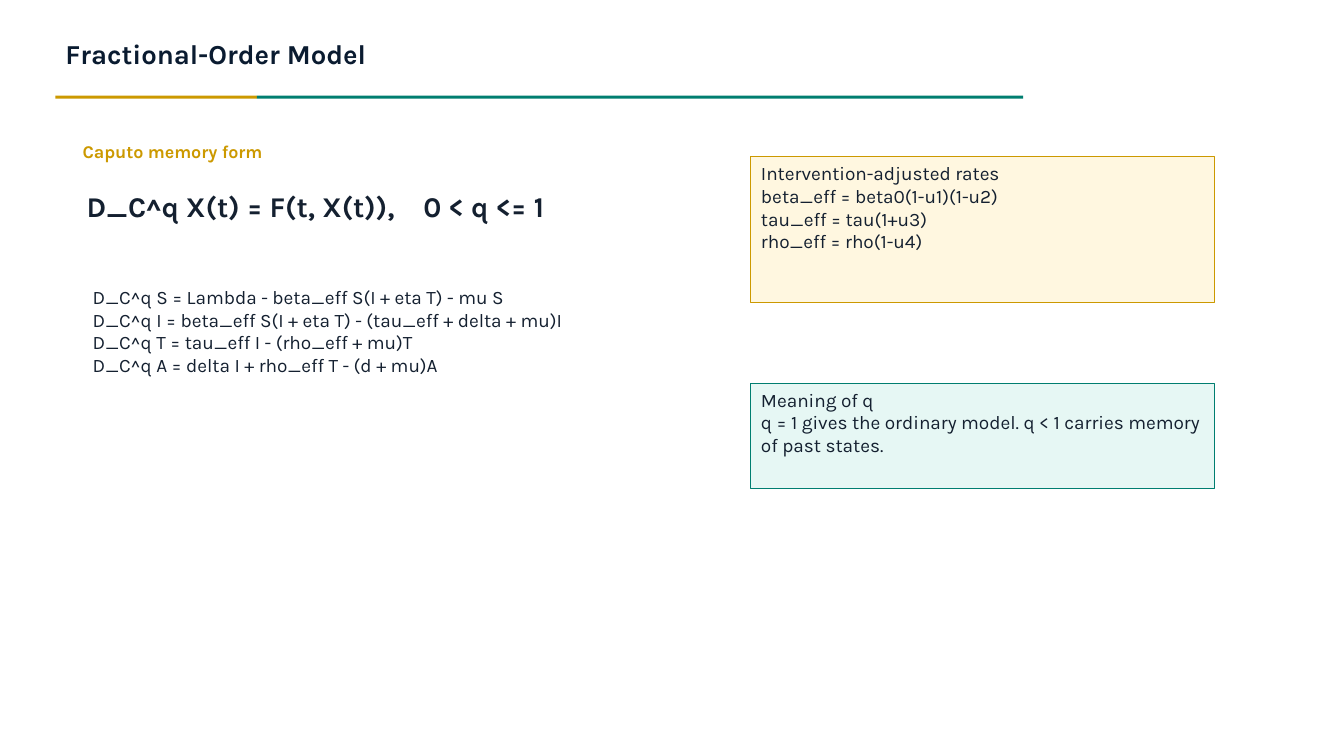
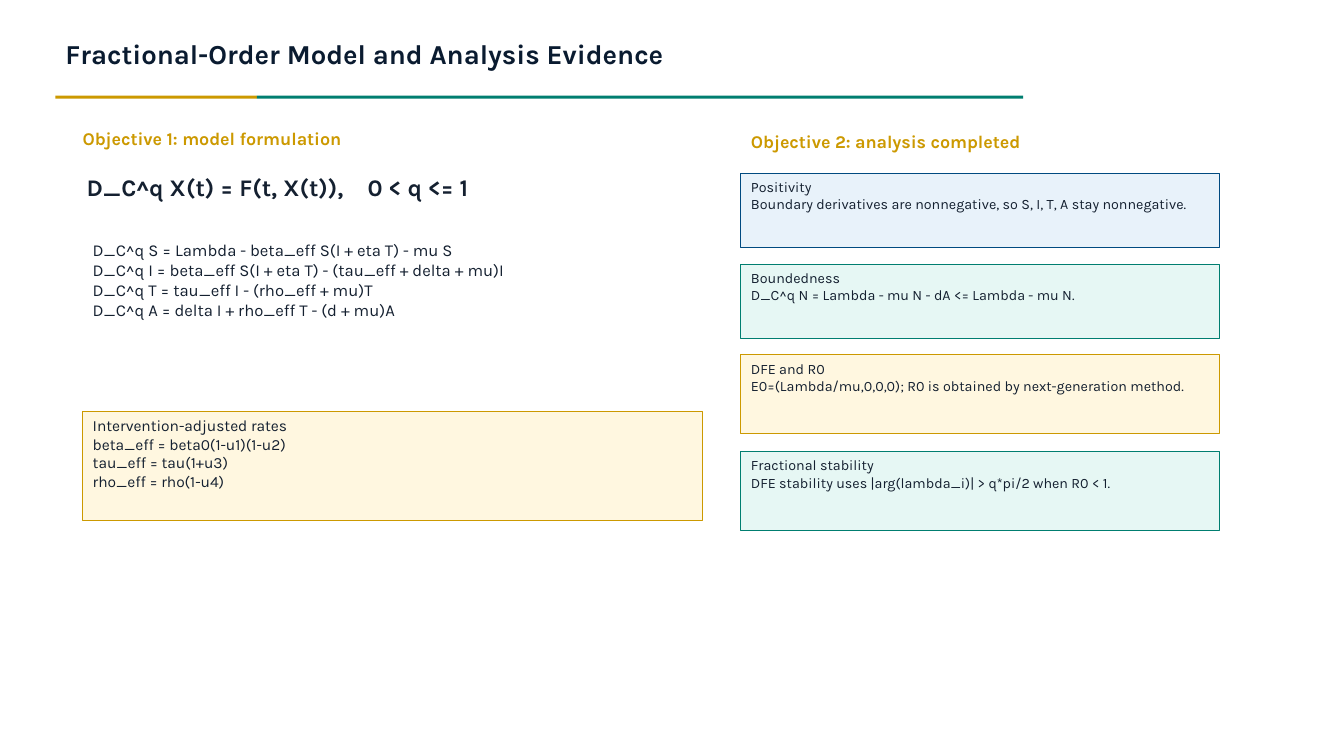
Before and after one commit to Lambert-01/HIV-MODEL, a slide deck: slide 6 of presentation/FracHIV_SITA_Presentation.pptx (slide 8 before the commit). Drawn at 1344x756 pixels with LibreOffice and Linux fonts; fonts in the diff are those of the drawing. Boxes give left, top, right and bottom in pixels: in the first picture for what was removed or moved away, otherwise in the second. Text is boxed around its words. In the diff, an @@ line names an element or a change of style, - is before the commit and + after.

```diff
--- a/presentation/FracHIV_SITA_Presentation.pptx
+++ b/presentation/FracHIV_SITA_Presentation.pptx
@@ text at (65,44,664,71): text changed @@
-Fractional-Order Model
+Fractional-Order Model and Analysis Evidence
@@ text removed at (83,145,263,163) @@
-Caputo memory form
@@ text added at (83,132,342,150), 12.8 pt, text #CC9900, bold @@
+Objective 1: model formulation
@@ text added at (751,135,1021,153), 12.8 pt, text #CC9900, bold @@
+Objective 2: analysis completed
@@ text "D_C^q X(t) = F(t, X(t)), ...": place and size @@
-text "D_C^q X(t) = F(t, X(t)), ..." at (87,195,544,224)
+text "D_C^q X(t) = F(t, X(t)), ..." at (87,178,468,202)
@@ text "D_C^q X(t) = F(t, X(t)), ..." at (87,178,468,202): size 20.4 to 17 pt @@
@@ rectangle added at (741,173,1220,248), fill #E8F2FA, outline #004A80 0.75 pt, 10.2 pt, text #142030 @@
+Positivity
+Boundary derivatives are nonnegative, so S, I, T, A stay nonnegative.
@@ text "D_C^q S = Lambda - ...": place and size @@
-text "D_C^q S = Lambda - ..." at (93,290,562,377)
+text "D_C^q S = Lambda - ..." at (93,244,504,320)
@@ text "D_C^q S = Lambda - ..." at (93,244,504,320): size 13.6 to 11.9 pt @@
@@ rectangle added at (741,264,1220,339), fill #E6F7F4, outline #007E70 0.75 pt, 10.2 pt, text #142030 @@
+Boundedness
+D_C^q N = Lambda - mu N - dA <= Lambda - mu N.
@@ rectangle added at (741,355,1220,434), fill #FFF7E0, outline #CC9900 0.75 pt, 10.2 pt, text #142030 @@
+DFE and R0
+E0=(Lambda/mu,0,0,0); R0 is obtained by next-generation method.
@@ rectangle removed at (751,383,1215,489) @@
-Meaning of q
-q = 1 gives the ordinary model. q < 1 carries memory of past states.
@@ rectangle "Intervention-adjusted rates": place and size @@
-rectangle "Intervention-adjusted rates" at (751,156,1215,302)
+rectangle "Intervention-adjusted rates" at (83,411,703,520)
@@ rectangle "Intervention-adjusted rates" at (83,411,703,520): size 13.6 to 11.1 pt @@
@@ rectangle added at (741,452,1220,530), fill #E6F7F4, outline #007E70 0.75 pt, 10.2 pt, text #142030 @@
+Fractional stability
+DFE stability uses |arg(lambda_i)| > q*pi/2 when R0 < 1.
```
Also in this commit, not shown: 2 other slides changed, 2 slides removed, 4 other files.
